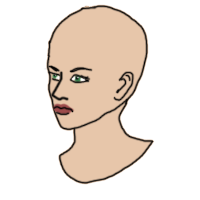
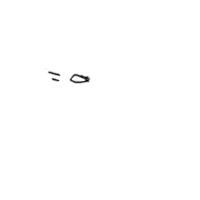
Layer changes from the first w=200, h=200 image to the second:
hid group "mouth" (10 layers) over (52, 99, 79, 117)
hid group "nose" (7 layers) over (50, 68, 77, 103)
hid group "eye_color" (13 layers) over (50, 72, 83, 84)
hid group "eyebrows" (7 layers) over (47, 60, 95, 75)
hid group "ears" (7 layers) over (111, 56, 141, 105)
hid group "head" (6 layers) over (46, 4, 155, 185)
hid "head_большой затылок" over (46, 4, 155, 185)
hid group "Group 1" (9 layers) over (46, 4, 155, 185)
